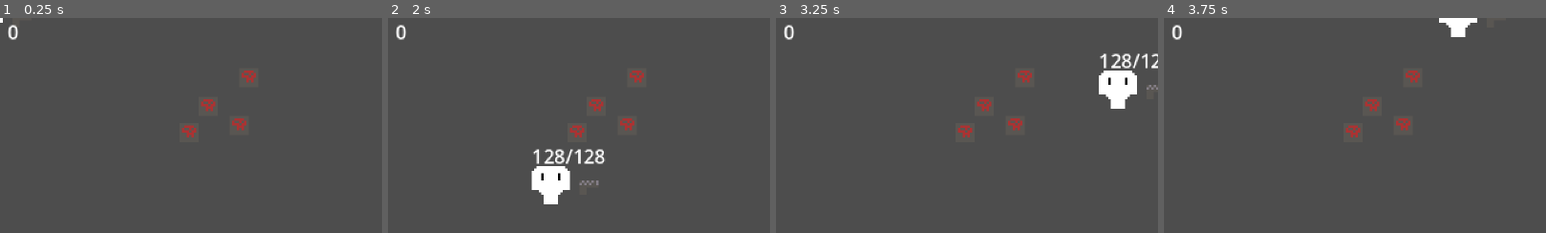
Above: before the commit, frames 1-4 (left to right).
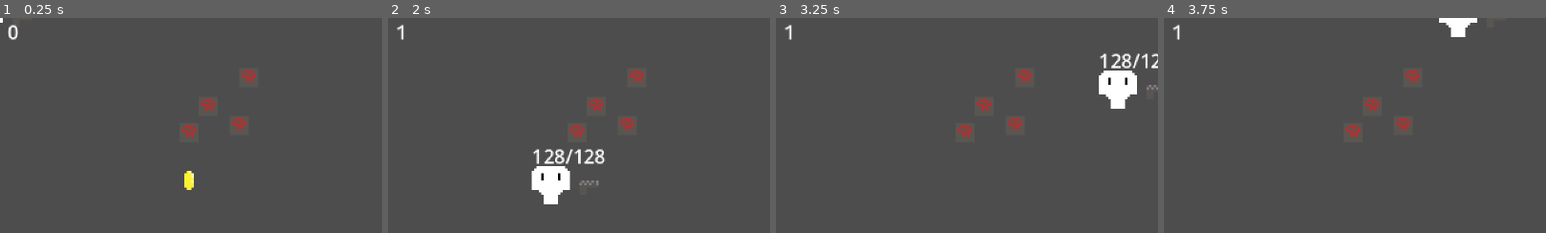
Above: after the commit, the same moments.

Repository: Kimbix/gun-factory-game
Game: Godot game, scene res://main.tscn
Two runs of this game, one before a commit and one after it. Both use one fixed random seed, a clock stepped at 60 frames per second and the inputs below.
Inputs (mouse positions are % of the whole screen's width and height, from its top left):
- Up to frame 1 (0.25 s): no input
- Up to frame 2 (2 s): tap Enter at 0.5 s; move the mouse to (72, 45) at 0.52 s; press the mouse at (72, 45) at 0.53 s; hold D (move_right) 0.53-1.28 s; move the mouse to (30, 55) at 1.27 s; release the mouse at (30, 55) at 1.28 s; hold S (move_down) from 1.28 s (still down); tap E (interact) at 1.35 s
- Up to frame 3 (3.25 s): move the mouse to (60, 28) at 2.02 s; release S (move_down) at 2.03 s; hold D (move_right) 2.03-2.78 s; tap 1 at 2.1 s; move the mouse to (45, 70) at 2.77 s; hold W (move_up) from 2.78 s (still down); tap 2 at 2.85 s
- Up to frame 4 (3.75 s): move the mouse to (80, 65) at 3.52 s; release W (move_up) at 3.53 s; hold A (move_left) from 3.53 s (still down); tap 3 at 3.6 s
The pictures show only the part of the screen within x 2-52%, y 0-50%; the shares and areas given below are measured in that part.

The runs differ from the first frame. In frame 1, 0.2% of the frame differs, in the area x 48-51%, y 71-80%; in frame 2, 0.1%; in frame 3, 0.1%; in frame 4, 0.1%.

Commit message:
CoinPickup: floats to player on overlap, collects at center

Diff:
--- a/main.tscn
+++ b/main.tscn
@@ -3,6 +3,7 @@
 [ext_resource type="PackedScene" uid="uid://ebp2kbcqqaso" path="res://player.tscn" id="1_player_scene"]
 [ext_resource type="PackedScene" uid="uid://x4x73fufhfjf" path="res://target_dummy.tscn" id="2_target"]
 [ext_resource type="PackedScene" uid="uid://draegw5d5jk4x" path="res://item_pickup.tscn" id="3_1bvp3"]
+[ext_resource type="Script" path="res://scripts/items/coin_pickup.gd" id="5_coin"]
 [ext_resource type="Resource" uid="uid://btqfkhvfby77p" path="res://assets/components/damage_processor.tres" id="4_272bh"]
 
 [node name="Main" type="Node2D" unique_id=1436259564]
@@ -27,3 +28,7 @@
 [node name="ItemPickup4" parent="." unique_id=547948646 instance=ExtResource("3_1bvp3")]
 position = Vector2(111, 25)
 component_type = ExtResource("4_272bh")
+
+[node name="CoinPickup" type="Node2D" parent="."]
+script = ExtResource("5_coin")
+position = Vector2(86, 68)
--- /dev/null
+++ b/scripts/items/coin_pickup.gd
@@ -0,0 +1,46 @@
+class_name CoinPickup
+extends Node2D
+
+@export var value: int = 1
+
+var _attracted: bool = false
+var _player: Node2D
+var _sprite: Sprite2D
+
+
+func _ready() -> void:
+	_sprite = Sprite2D.new()
+	_sprite.texture = load("res://assets/world/spr_coin.png")
+	add_child(_sprite)
+
+	var area := Area2D.new()
+	area.collision_layer = 8
+	area.collision_mask = 1
+	var shape := CollisionShape2D.new()
+	shape.shape = RectangleShape2D.new()
+	shape.shape.size = Vector2(8, 8)
+	area.add_child(shape)
+	add_child(area)
+	area.area_entered.connect(_on_area_entered)
+
+
+func _on_area_entered(area: Area2D) -> void:
+	if _attracted:
+		return
+	var player := area.get_parent() as Player
+	if player == null:
+		return
+	_attracted = true
+	_player = player
+
+
+func _process(delta: float) -> void:
+	if not _attracted or _player == null:
+		return
+	var dir := _player.global_position - global_position
+	var dist := dir.length()
+	if dist < 4.0:
+		_player.coins += value
+		queue_free()
+		return
+	global_position += dir.normalized() * 200.0 * delta
Not shown, added: scripts/items/coin_pickup.gd.uid
